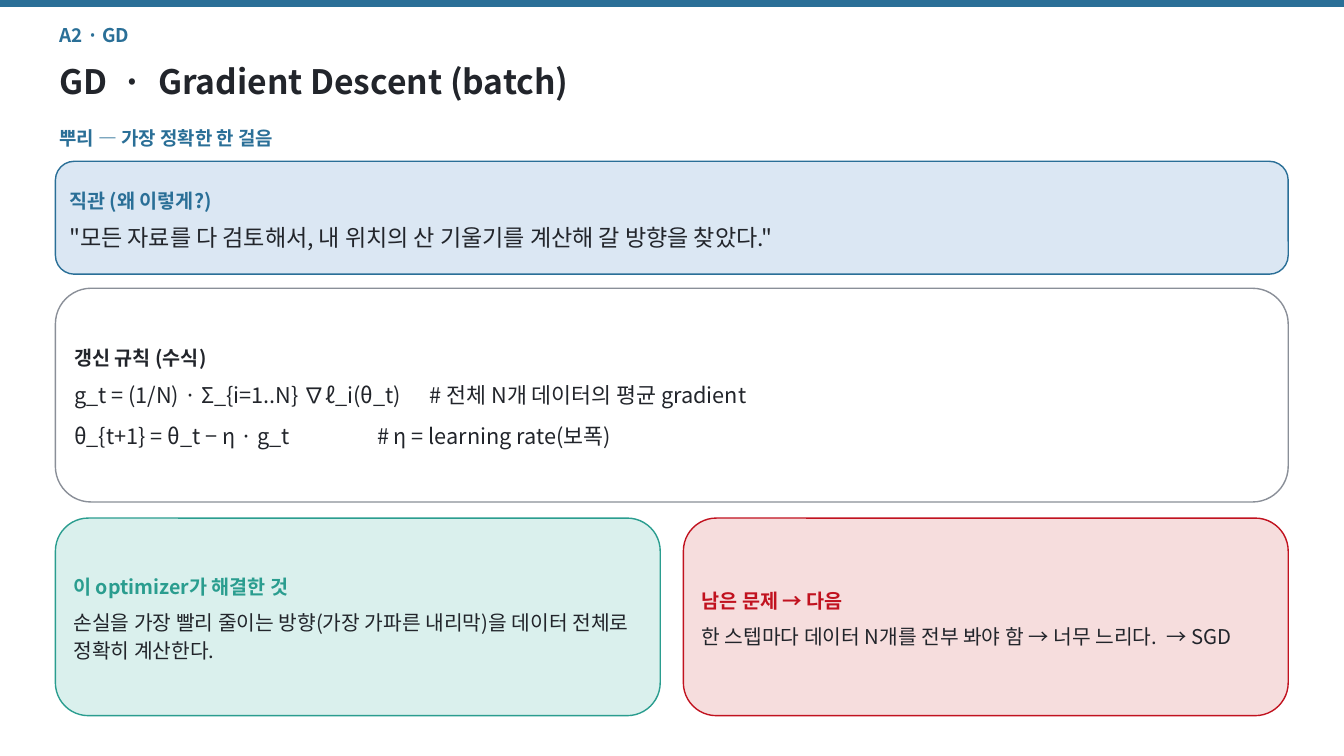
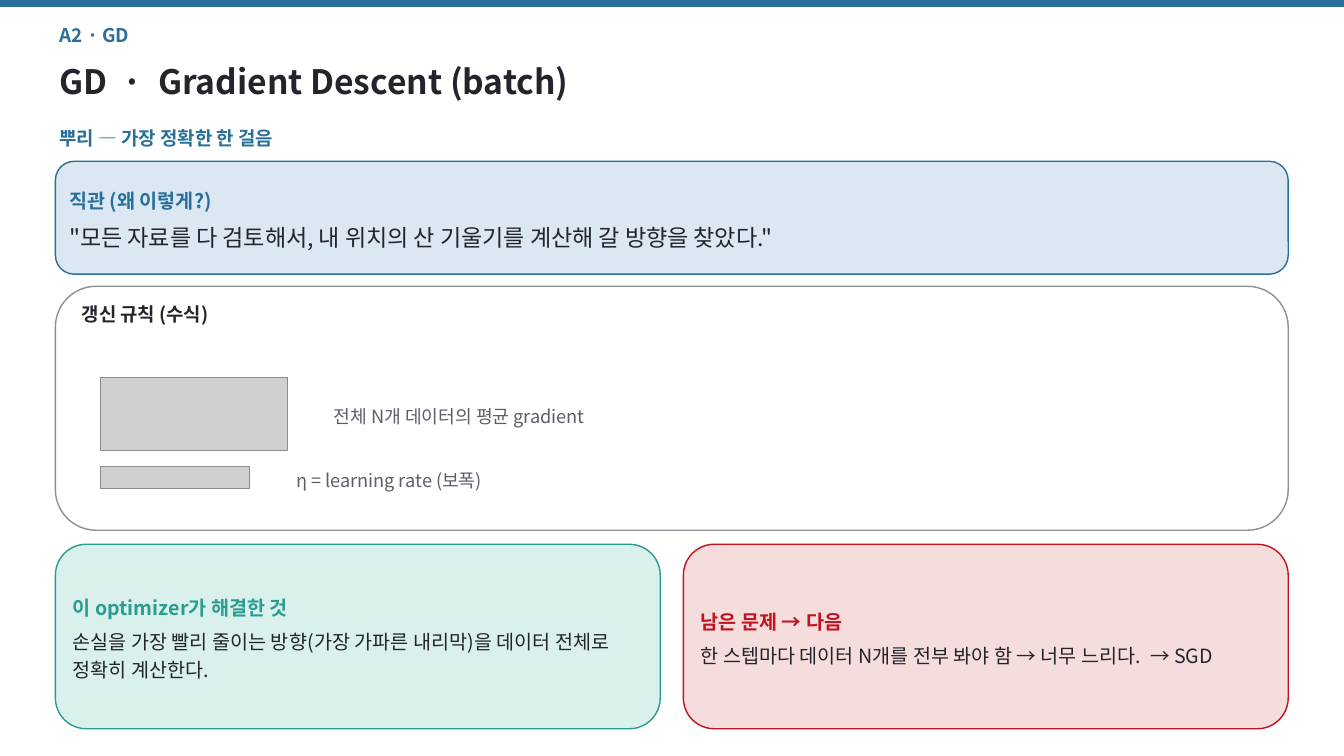
Before and after one commit to jimmylegendary/neural-memory-study, a slide deck: slide 7 of seminar/TTT-seminar.pptx. Drawn at 1344x756 pixels with LibreOffice and Linux fonts; fonts in the diff are those of the drawing; grey boxes stand for pictures. Boxes give left, top, right and bottom in pixels: in the first picture for what was removed or moved away, otherwise in the second. Text is boxed around its words. In the diff, an @@ line names an element or a change of style, - is before the commit and + after.

```diff
--- a/seminar/TTT-seminar.pptx
+++ b/seminar/TTT-seminar.pptx
@@ rounded rectangle: place and size @@
-rounded rectangle at (55,288,1289,502)
+rounded rectangle at (55,286,1289,530)
@@ text added at (82,305,209,325), 13.5 pt, text #22252B, bold @@
+갱신 규칙 (수식)
@@ text in rounded rectangle at (74,348,746,449): text removed @@
-갱신 규칙 (수식)
-g_t = (1/N) · Σ_{i=1..N} ∇ℓ_i(θ_t) # 전체 N개 데이터의 평균 gradient
-θ_{t+1} = θ_t − η · g_t # η = learning rate(보폭)
@@ picture added at (101,378,287,451) @@
@@ text added at (334,408,584,428), 13 pt, text #5A5F68 @@
+전체 N개 데이터의 평균 gradient
@@ picture added at (101,467,250,489) @@
@@ text added at (296,472,482,492), 13 pt, text #5A5F68 @@
+η = learning rate (보폭)
@@ rounded rectangle "이 optimizer가 해결한 것": place and size @@
-rounded rectangle "이 optimizer가 해결한 것" at (55,518,660,716)
+rounded rectangle "이 optimizer가 해결한 것" at (55,544,660,729)
@@ rounded rectangle "남은 문제 → 다음": place and size @@
-rounded rectangle "남은 문제 → 다음" at (684,518,1289,716)
+rounded rectangle "남은 문제 → 다음" at (684,544,1289,729)
@@ text in rounded rectangle at (73,632,609,679): size 14.5 to 14 pt in "손실을 가장 빨리 줄이는 방향(가장 가파른 내리막)을 ..." @@
@@ text in rounded rectangle at (701,646,1213,665): size 14.5 to 14 pt in "한 스텝마다 데이터 N개를 전부 봐야 함 ..." @@
```
Also in this commit, not shown: 6 other slides changed, 36 other files.
